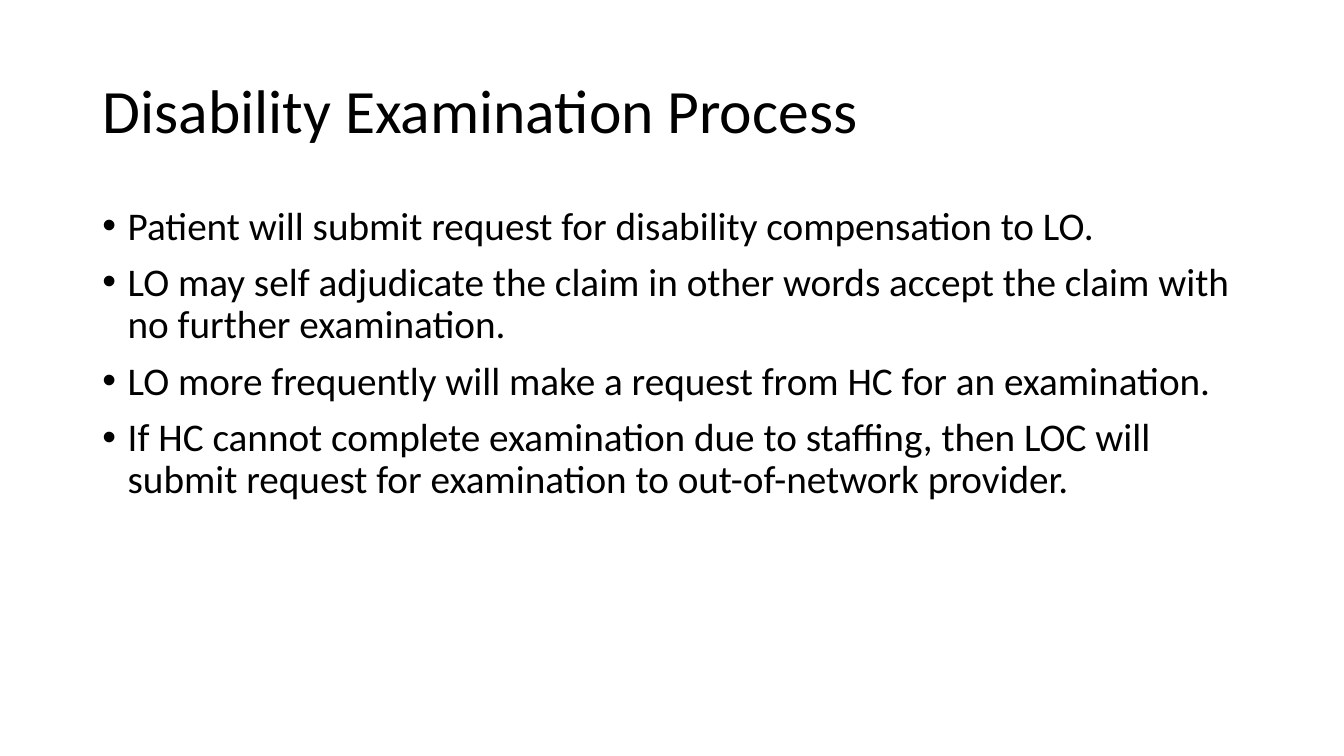
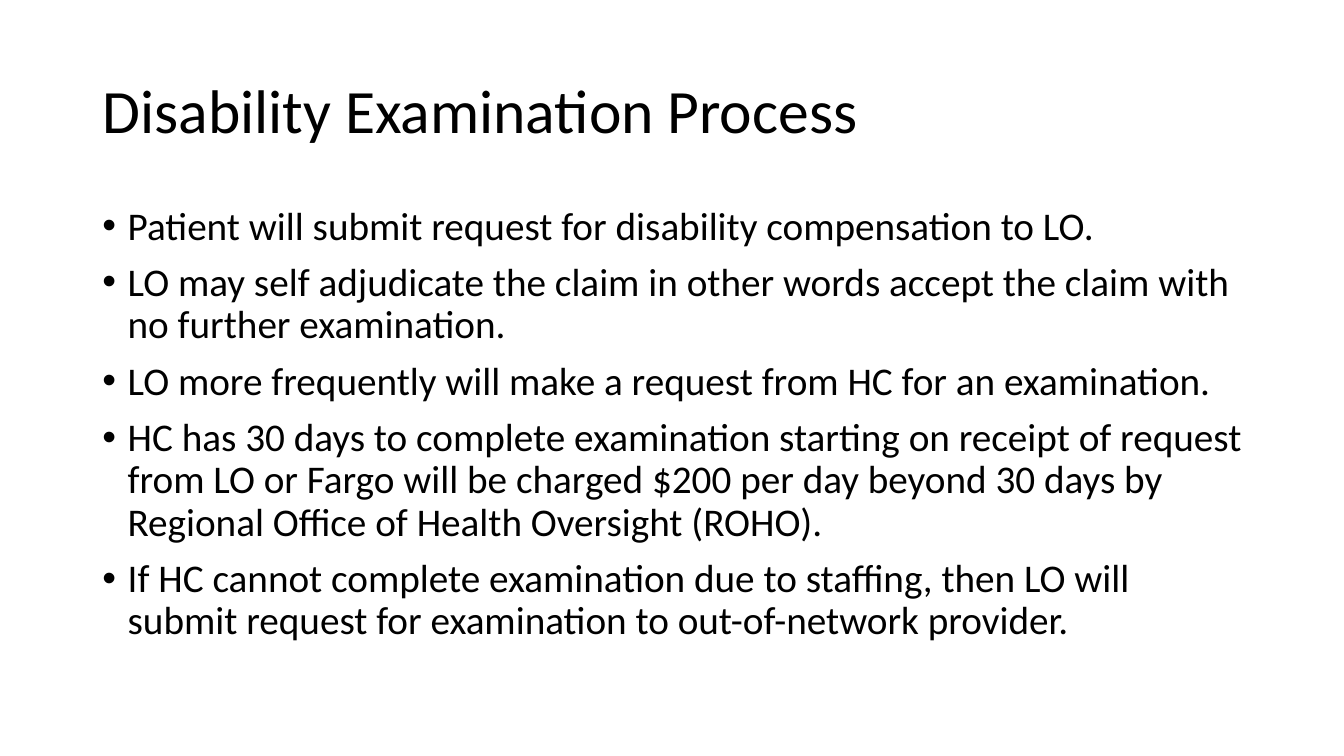
Before and after one commit to mattheweallen/ds700, a slide deck: slide 3 of final/DS700FinalPresentation.pptx. Drawn at 1344x756 pixels with LibreOffice and Linux fonts; fonts in the diff are those of the drawing. Boxes give left, top, right and bottom in pixels: in the first picture for what was removed or moved away, otherwise in the second. Text is boxed around its words. In the diff, an @@ line names an element or a change of style, - is before the commit and + after.

```diff
--- a/final/DS700FinalPresentation.pptx
+++ b/final/DS700FinalPresentation.pptx
@@ text at [128,423,1241,641]: text changed @@
-• If HC cannot complete examination due to staffing, then LOC will submit request for examination to out-of-network provider.
+• HC has 30 days to complete examination starting on receipt of request from LO or Fargo will be charged $200 per day beyond 30 days by Regional Office of Health Oversight (ROHO).
+• If HC cannot complete examination due to staffing, then LO will submit request for examination to out-of-network provider.
```
Also in this commit, not shown: 7 other slides changed, 8 slides added, 3 slides removed.
